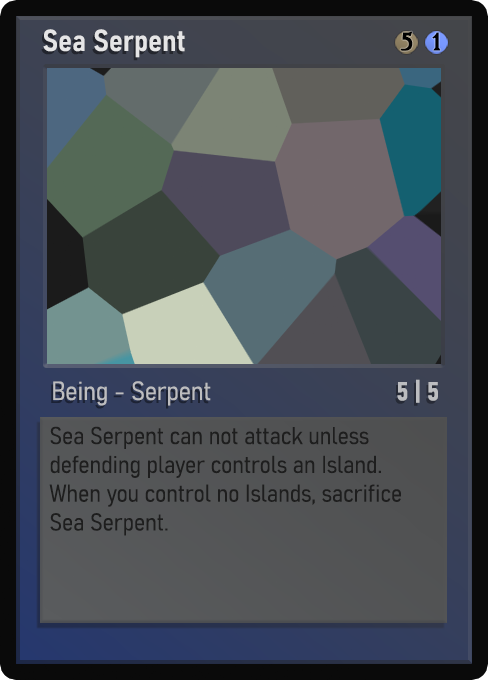
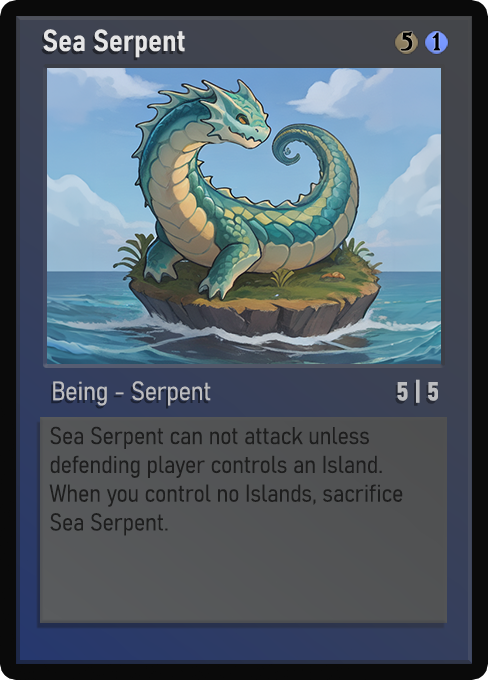
Revision of a layered 488 x 680 image; what changed, layer by layer:
painted on "Name" over <box>44,29,180,52</box>
painted on "AtkDef" over <box>397,382,438,401</box>
painted on "Class" over <box>53,381,189,405</box>
painted on "Desc_norm" over <box>50,426,403,531</box>
painted on "Artwork" over <box>47,68,441,364</box>
